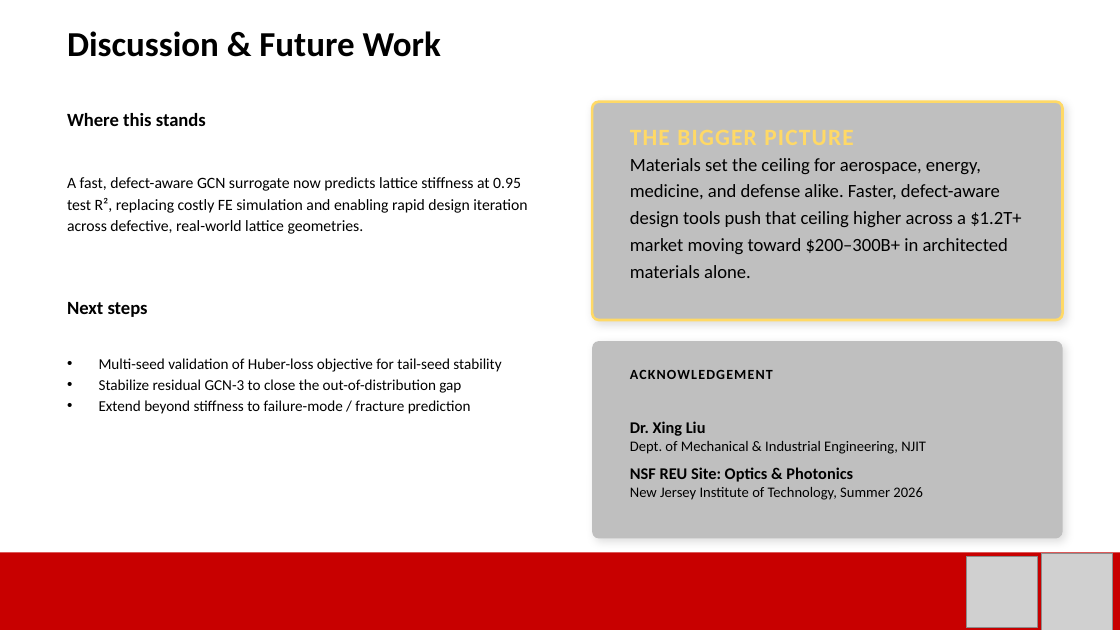
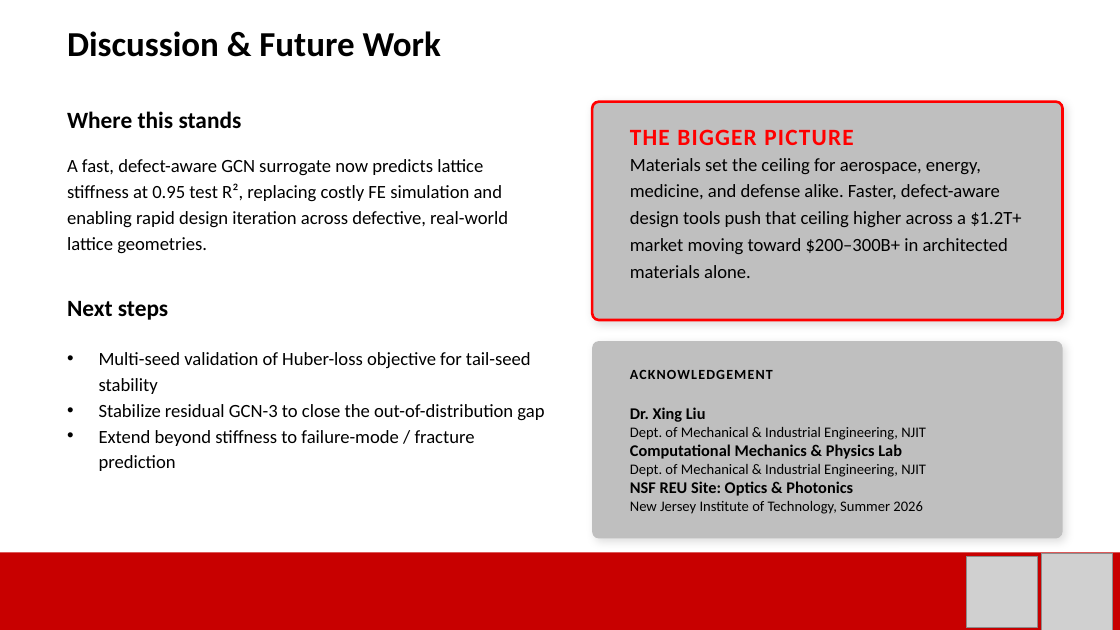
Before and after one commit to aadams2006/NSF-REU-Summer-26, a slide deck: slide 9 of docs/reference_materials/powerpoints/alex adams pres - Copy.pptx (slide 10 before the commit). Drawn at 1120x630 pixels with LibreOffice and Linux fonts; fonts in the diff are those of the drawing; grey boxes stand for pictures; background and template pictures are left out. Boxes give left, top, right and bottom in pixels: in the first picture for what was removed or moved away, otherwise in the second. Text is boxed around its words. In the diff, an @@ line names an element or a change of style, - is before the commit and + after.

```diff
--- a/docs/reference_materials/powerpoints/alex adams pres - Copy.pptx
+++ b/docs/reference_materials/powerpoints/alex adams pres - Copy.pptx
@@ text "Where this stands" at (x1=67, y1=111, x2=242, y2=128): size 16 to 20 pt @@
@@ rounded rectangle at (x1=592, y1=102, x2=1063, y2=320): outline #FFD966 2.25 pt to #FF0000 2.25 pt @@
@@ text "A fast, defect-aware GCN surrogate ..." at (x1=67, y1=159, x2=508, y2=254): size 13.5 to 16 pt @@
@@ text "THE BIGGER PICTURE" at (x1=630, y1=129, x2=853, y2=145): text colour #FFD966 to #FF0000 @@
@@ text "Next steps" at (x1=67, y1=301, x2=168, y2=320): size 16 to 20 pt @@
@@ text "Multi-seed validation of Huber-loss objective ..." at (x1=99, y1=352, x2=544, y2=471): size 13 to 16 pt @@
@@ text at (x1=630, y1=427, x2=926, y2=459): paragraphs added @@
+Dept. of Mechanical & Industrial Engineering, NJIT
+Computational Mechanics & Physics Lab
```
Also in this commit, not shown: 6 other slides changed, 1 slide added, 2 slides removed.
